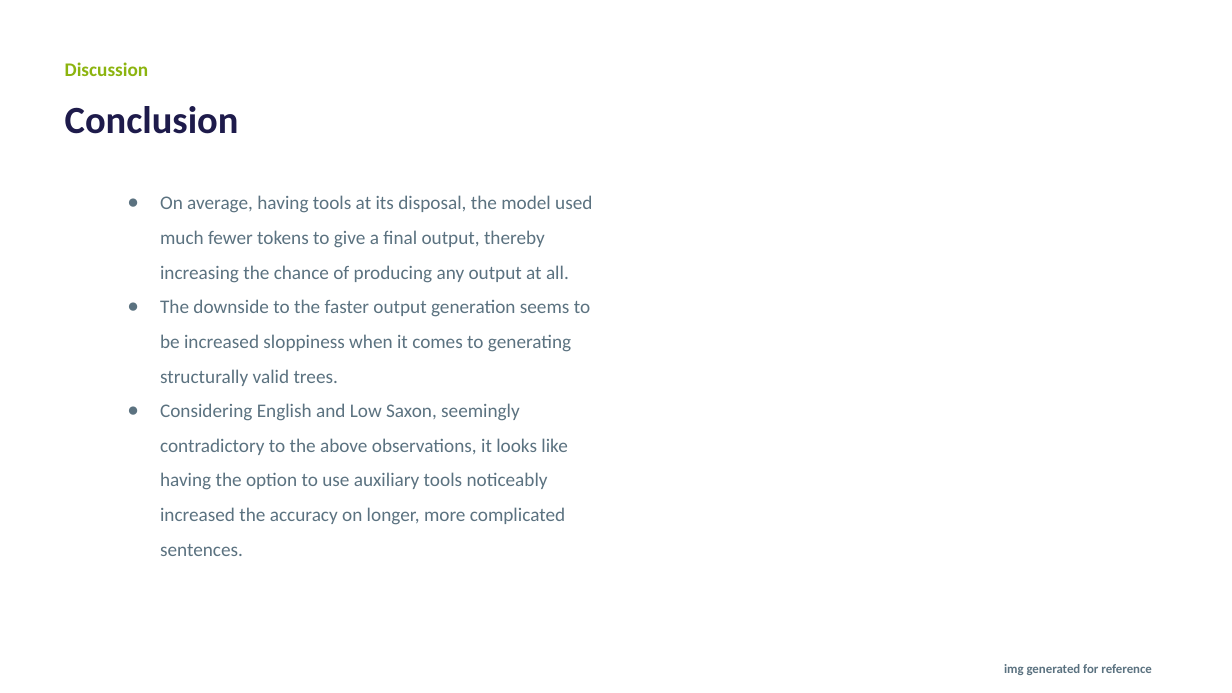
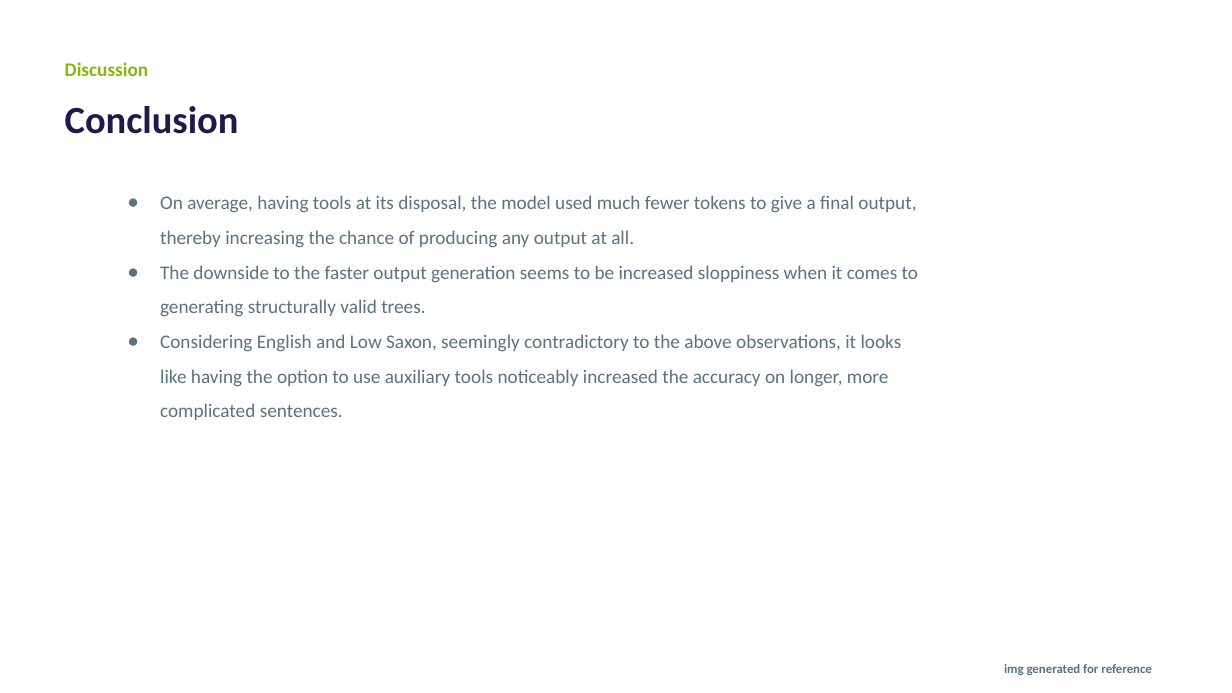
Before and after one commit to DangNhatQuang210801/agentic-nlp-pipeline, a slide deck: slide 14 of report/LLM-Engineering.pptx (slide 13 before the commit). Drawn at 1232x693 pixels with LibreOffice and Linux fonts; fonts in the diff are those of the drawing. Boxes give left, top, right and bottom in pixels: in the first picture for what was removed or moved away, otherwise in the second. Text is boxed around its words. In the diff, an @@ line names an element or a change of style, - is before the commit and + after.

```diff
--- a/report/LLM-Engineering.pptx
+++ b/report/LLM-Engineering.pptx
@@ text "On average, having tools at ..." rewrapped from box(160, 195, 592, 556) to box(160, 195, 918, 420) @@
```
Also in this commit, not shown: 2 other slides changed, 1 slide added, 1 other file.
